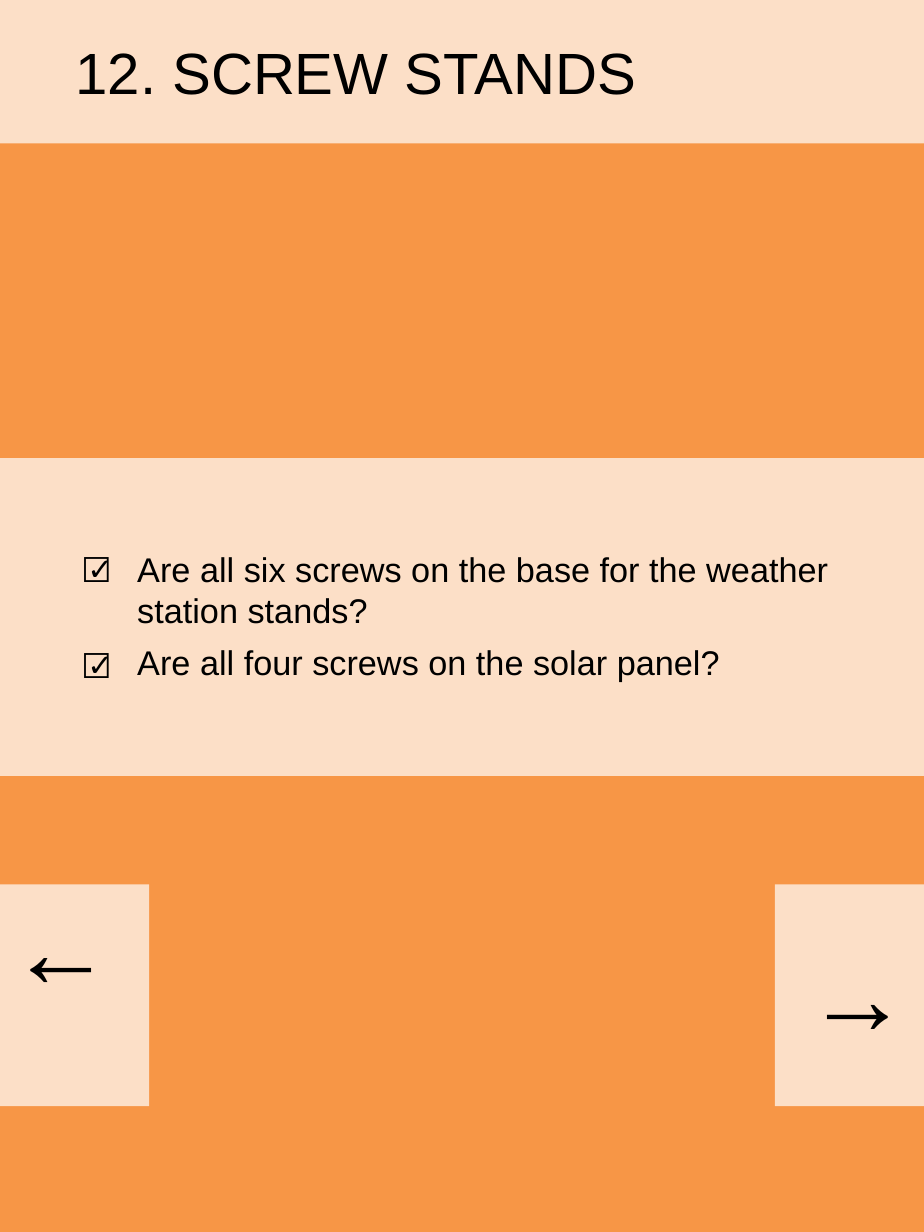
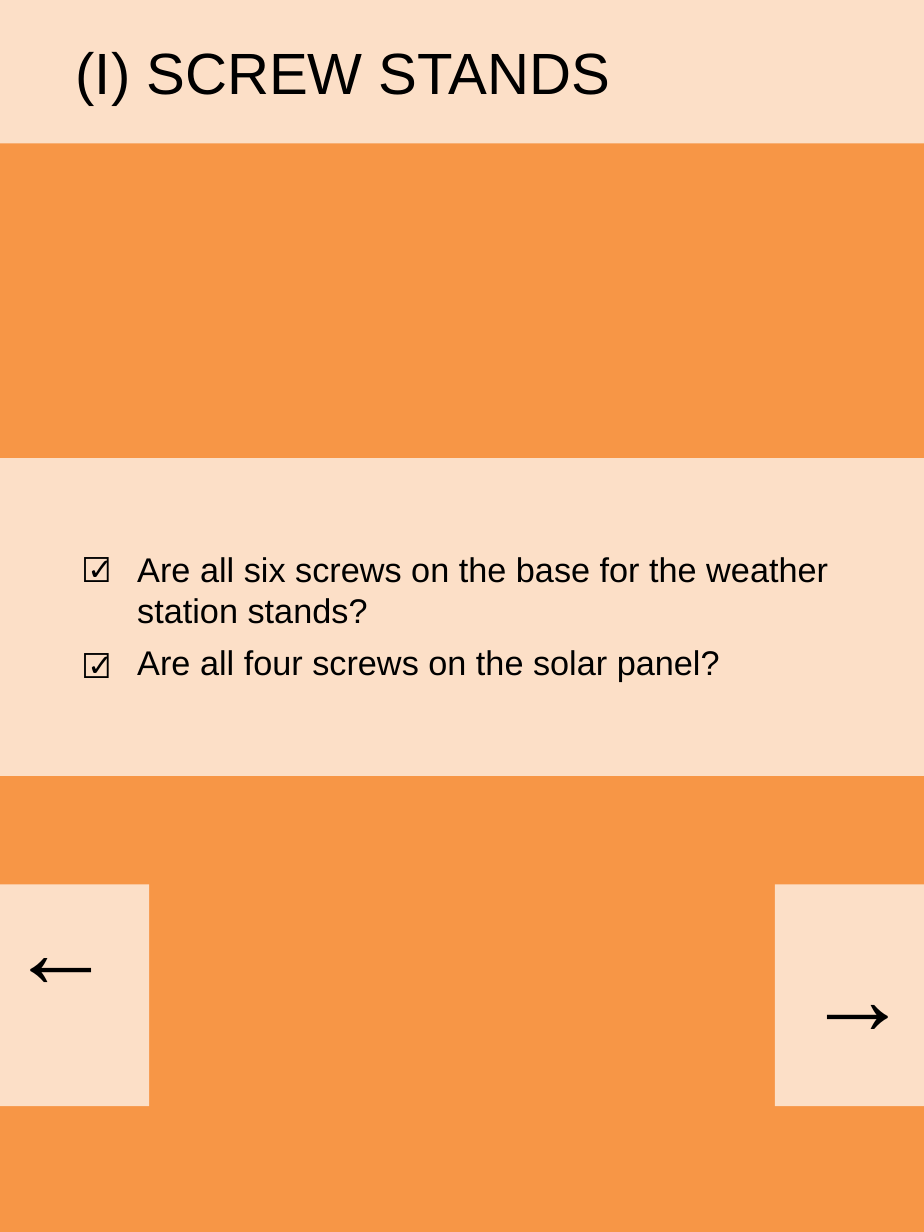
Before and after one commit to yobitechnologies/C3, a slide deck: slide 13 of Concept.pptx. Drawn at 924x1232 pixels with LibreOffice and Linux fonts; fonts in the diff are those of the drawing. Boxes give left, top, right and bottom in pixels: in the first picture for what was removed or moved away, otherwise in the second. Text is boxed around its words. In the diff, an @@ line names an element or a change of style, - is before the commit and + after.

```diff
--- a/Concept.pptx
+++ b/Concept.pptx
@@ text at bbox=[76, 52, 610, 105]: text changed @@
-12. SCREW STANDS
+(I) SCREW STANDS
```
Also in this commit, not shown: 13 other slides changed, 15 other files.
